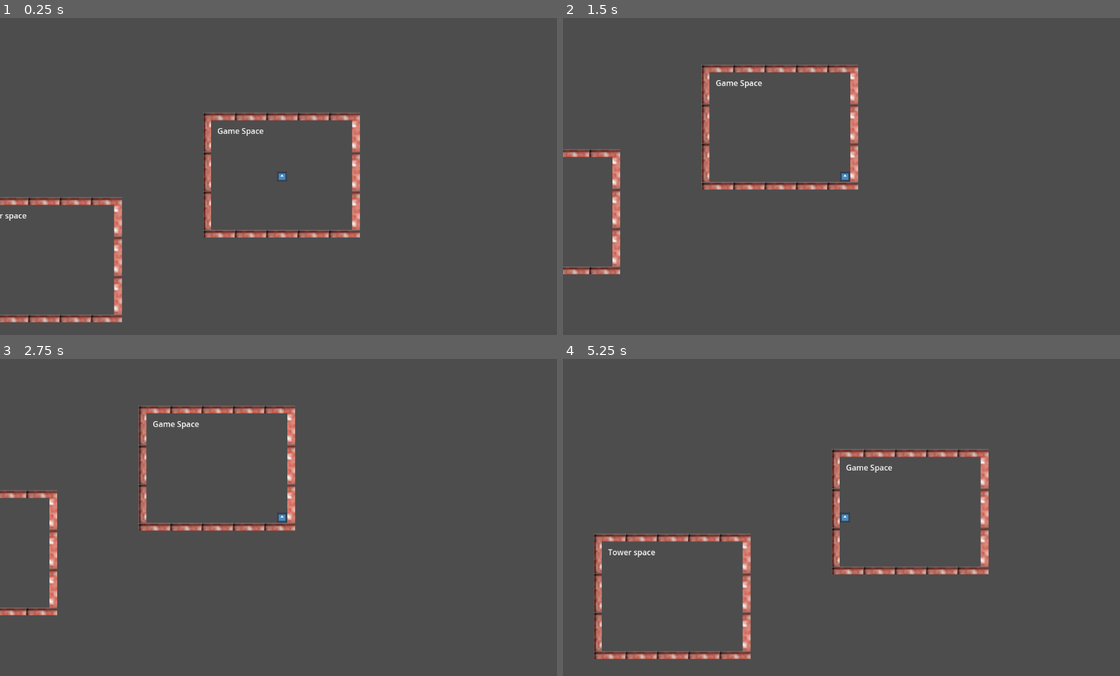
Above: before the commit, frames 1-4 (two rows, left to right).
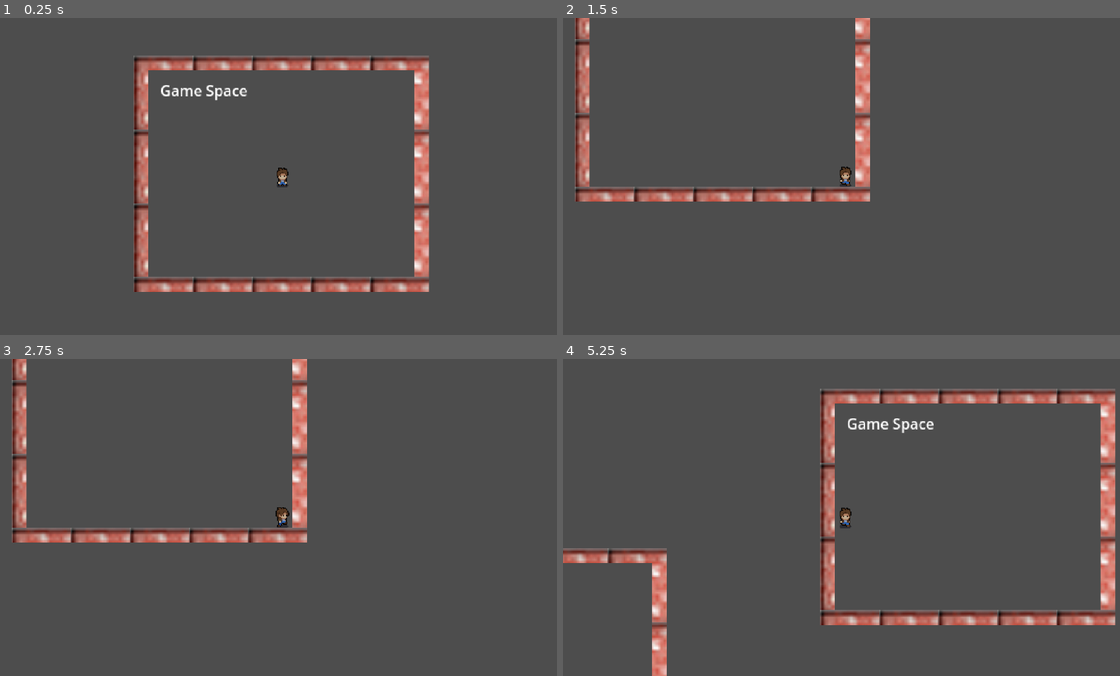
Above: after the commit, the same moments.

Repository: aidan-wolfson/WizardShooterProject
Game: Godot game, scene res://world/world.tscn
Two runs of this game, one before a commit and one after it. Both use one fixed random seed, a clock stepped at 60 frames per second and the inputs below. The engine's default icon, where the game draws it, is replaced by a stand-in: a white triangle on a blue panel in a dark square.
Inputs (mouse positions are in pixels of both pictures, inside the frame that each line leads up to):
- Up to frame 1 (0.25 s): no input
- Up to frame 2 (1.5 s): tap Enter at 0.5 s; move the mouse to (969, 160) at 0.52 s; hold D (move_right) 0.53-1.28 s; click (969, 160) at 0.6 s; move the mouse to (730, 192) at 1.27 s; hold S (move_down) from 1.28 s (still down); click (730, 192) at 1.35 s
- Up to frame 3 (2.75 s): tap Space at 2 s; move the mouse to (339, 447) at 2.02 s; release S (move_down) at 2.03 s; hold D (move_right) from 2.03 s (still down); click (339, 447) at 2.1 s
- Up to frame 4 (5.25 s): move the mouse to (819, 580) at 2.77 s; release D (move_right) at 2.78 s; hold W (move_up) 2.78-3.53 s; click (819, 580) at 2.85 s; move the mouse to (1014, 565) at 3.52 s; hold A (move_left) 3.53-5.03 s; click (1014, 565) at 3.6 s; move the mouse to (674, 469) at 4.27 s; click (674, 469) at 4.35 s; move the mouse to (874, 517) at 5.02 s; hold S (move_down) from 5.03 s (still down); click (874, 517) at 5.1 s

The runs differ from the first frame. In frame 1, 13% of the frame differs, in the area x 0-78%, y 11-96%; in frame 2, 8.0%; in frame 3, 8.1%; in frame 4, 15%, in the area x 0-100%, y 9-100%.

Commit message:
Player Animated Sprites
Used a free asset pack to add animated sprites to the player node. Changes regarding scaling of the player object within the world scene, and camera zoom within the player scene should be ignored. Other conflicts with scaling should be looked at.

Diff:
--- a/player/player.gd
+++ b/player/player.gd
@@ -12,11 +12,16 @@
 @onready var axis = Vector2.ZERO
 @onready var attackTimer = $AttackTimer
 
+@onready var _animation_player = $AnimationPlayer
+
 func _physics_process(delta):
 	move(delta)
+	animationHandler()
 	if Input.is_action_just_pressed("action_attack") and attackTimer.is_stopped():
 		var projectile_dir = self.global_position.direction_to(get_global_mouse_position())
 		fire_projectile(projectile_dir)
+
+
 
 func get_input_axis():
 	axis.x = int(Input.is_action_pressed("move_right")) - int(Input.is_action_pressed("move_left"))
@@ -53,5 +58,32 @@
 
 		attackTimer.start()
 
+func animationHandler():
+	if self.axis == Vector2.ZERO:
+		_animation_player.play("RestDown")
+		get_node( "Sprite2D" ).set_flip_h( false )
+	else:
+		var directionRadians = ((self.axis).angle())
+		# Normalize radian to [0, 2π]
+		while directionRadians < 0:
+			directionRadians += 2 * PI
+		directionRadians = fmod(directionRadians, 2 * PI)
+
+		# Convert radian to direction
+		if 0 <= directionRadians and directionRadians < PI / 4:
+			_animation_player.play("WalkRight")
+			get_node( "Sprite2D" ).set_flip_h( false )
+		elif PI / 4 <= directionRadians and directionRadians < 3 * PI / 4:
+			_animation_player.play("WalkDown")
+			get_node( "Sprite2D" ).set_flip_h( false )
+		elif 3 * PI / 4 <= directionRadians and directionRadians < 5 * PI / 4:
+			_animation_player.play("WalkRight")
+			get_node( "Sprite2D" ).set_flip_h( true )
+		else:
+			_animation_player.play("WalkUp")
+			get_node( "Sprite2D" ).set_flip_h( false )
+	_animation_player.advance(0)
+
+
 func die():
 	queue_free()
--- a/player/player.tscn
+++ b/player/player.tscn
@@ -1,10 +1,155 @@
-[gd_scene load_steps=4 format=3 uid="uid://cs6lw0g4ggesh"]
+[gd_scene load_steps=13 format=3 uid="uid://cs6lw0g4ggesh"]
 
-[ext_resource type="Texture2D" uid="uid://cwxbjydsx4m7m" path="res://icon.svg" id="1_jgens"]
 [ext_resource type="Script" path="res://player/player.gd" id="1_mpsnb"]
+[ext_resource type="Texture2D" uid="uid://b4s8h0dm0306i" path="res://Art/mystic_woods_free_2.1/sprites/characters/player.png" id="2_ccy6s"]
 
 [sub_resource type="CircleShape2D" id="CircleShape2D_sg52c"]
 radius = 69.0072
+
+[sub_resource type="Animation" id="Animation_31ymf"]
+resource_name = "RestDown"
+length = 2.4
+loop_mode = 1
+tracks/0/type = "value"
+tracks/0/imported = false
+tracks/0/enabled = true
+tracks/0/path = NodePath(".:frame")
+tracks/0/interp = 1
+tracks/0/loop_wrap = true
+tracks/0/keys = {
+"times": PackedFloat32Array(0, 0.4, 0.8, 1.2, 1.6, 2),
+"transitions": PackedFloat32Array(1, 1, 1, 1, 1, 1),
+"update": 1,
+"values": [0, 1, 2, 3, 4, 5]
+}
+
+[sub_resource type="Animation" id="Animation_f61hc"]
+length = 0.001
+tracks/0/type = "value"
+tracks/0/imported = false
+tracks/0/enabled = true
+tracks/0/path = NodePath(".:frame")
+tracks/0/interp = 1
+tracks/0/loop_wrap = true
+tracks/0/keys = {
+"times": PackedFloat32Array(0),
+"transitions": PackedFloat32Array(1),
+"update": 1,
+"values": [0]
+}
+
+[sub_resource type="Animation" id="Animation_six4g"]
+resource_name = "RestRight"
+length = 2.4
+loop_mode = 1
+tracks/0/type = "value"
+tracks/0/imported = false
+tracks/0/enabled = true
+tracks/0/path = NodePath(".:frame")
+tracks/0/interp = 1
+tracks/0/loop_wrap = true
+tracks/0/keys = {
+"times": PackedFloat32Array(0, 0.4, 0.8, 1.2, 1.6, 2),
+"transitions": PackedFloat32Array(1, 1, 1, 1, 1, 1),
+"update": 1,
+"values": [6, 7, 8, 9, 10, 11]
+}
+
+[sub_resource type="Animation" id="Animation_qcusb"]
+resource_name = "RestUp"
+length = 2.4
+loop_mode = 1
+tracks/0/type = "value"
+tracks/0/imported = false
+tracks/0/enabled = true
+tracks/0/path = NodePath(".:frame")
+tracks/0/interp = 1
+tracks/0/loop_wrap = true
+tracks/0/keys = {
+"times": PackedFloat32Array(0, 0.4, 0.8, 1.2, 1.6, 2),
+"transitions": PackedFloat32Array(1, 1, 1, 1, 1, 1),
+"update": 1,
+"values": [12, 13, 14, 15, 16, 17]
+}
+
+[sub_resource type="Animation" id="Animation_pie7t"]
+resource_name = "WalkDown"
+length = 1.2
+loop_mode = 1
+tracks/0/type = "value"
+tracks/0/imported = false
+tracks/0/enabled = true
+tracks/0/path = NodePath(".:frame")
+tracks/0/interp = 1
+tracks/0/loop_wrap = true
+tracks/0/keys = {
+"times": PackedFloat32Array(0, 0.2, 0.4, 0.6, 0.8, 1),
+"transitions": PackedFloat32Array(1, 1, 1, 1, 1, 1),
+"update": 1,
+"values": [18, 19, 20, 21, 22, 23]
+}
+
+[sub_resource type="Animation" id="Animation_esh17"]
+resource_name = "WalkRight"
+length = 1.2
+loop_mode = 1
+tracks/0/type = "value"
+tracks/0/imported = false
+tracks/0/enabled = true
+tracks/0/path = NodePath(".:frame")
+tracks/0/interp = 1
+tracks/0/loop_wrap = true
+tracks/0/keys = {
+"times": PackedFloat32Array(0, 0.2, 0.4, 0.6, 0.8, 1),
+"transitions": PackedFloat32Array(1, 1, 1, 1, 1, 1),
+"update": 1,
+"values": [24, 25, 26, 27, 28, 29]
+}
+
+[sub_resource type="Animation" id="Animation_vp5ha"]
+resource_name = "WalkUp"
+length = 1.2
+loop_mode = 1
+tracks/0/type = "value"
+tracks/0/imported = false
+tracks/0/enabled = true
+tracks/0/path = NodePath(".:frame")
+tracks/0/interp = 1
+tracks/0/loop_wrap = true
+tracks/0/keys = {
+"times": PackedFloat32Array(0, 0.2, 0.4, 0.6, 0.8, 1),
+"transitions": PackedFloat32Array(1, 1, 1, 1, 1, 1),
+"update": 1,
+"values": [30, 31, 32, 33, 34, 35]
+}
+
+[sub_resource type="Animation" id="Animation_lc5xa"]
+resource_name = "Die"
+loop_mode = 2
+tracks/0/type = "value"
+tracks/0/imported = false
+tracks/0/enabled = true
+tracks/0/path = NodePath(".:frame")
+tracks/0/interp = 1
+tracks/0/loop_wrap = true
+tracks/0/keys = {
+"times": PackedFloat32Array(0, 0.1, 0.2, 0.3),
+"transitions": PackedFloat32Array(1, 1, 1, 1),
+"update": 1,
+"values": [9, 54, 55, 56]
+}
+
+[sub_resource type="AnimationLibrary" id="AnimationLibrary_8snk2"]
+_data = {
+"Die": SubResource("Animation_lc5xa"),
+"RESET": SubResource("Animation_f61hc"),
+"RestDown": SubResource("Animation_31ymf"),
+"RestRight": SubResource("Animation_six4g"),
+"RestUp": SubResource("Animation_qcusb"),
+"WalkDown": SubResource("Animation_pie7t"),
+"WalkRight": SubResource("Animation_esh17"),
+"WalkUp": SubResource("Animation_vp5ha")
+}
 
 [node name="Player" type="CharacterBody2D"]
 scale = Vector2(0.7, 0.7)
@@ -13,14 +158,25 @@
 script = ExtResource("1_mpsnb")
 
 [node name="Sprite2D" type="Sprite2D" parent="."]
-texture = ExtResource("1_jgens")
+position = Vector2(0, -45.98)
+scale = Vector2(6.325, 6.325)
+texture = ExtResource("2_ccy6s")
+hframes = 6
+vframes = 10
 
 [node name="CollisionShape2D" type="CollisionShape2D" parent="."]
 shape = SubResource("CircleShape2D_sg52c")
 
 [node name="Camera2D" type="Camera2D" parent="."]
 scale = Vector2(0.24, 0.24)
+zoom = Vector2(1.885, 1.885)
 
 [node name="AttackTimer" type="Timer" parent="."]
 wait_time = 0.5
 one_shot = true
+
+[node name="AnimationPlayer" type="AnimationPlayer" parent="."]
+root_node = NodePath("../Sprite2D")
+libraries = {
+"": SubResource("AnimationLibrary_8snk2")
+}
Not shown, added: Art/mystic_woods_free_2.1/read_me.txt
Binary file added: Art/mystic_woods_free_2.1/sprites/characters/player.png
Not shown, added: Art/mystic_woods_free_2.1/sprites/characters/player.png.import
Binary file added: Art/mystic_woods_free_2.1/sprites/characters/skeleton.png
Not shown, added: Art/mystic_woods_free_2.1/sprites/characters/skeleton.png.import
Binary file added: Art/mystic_woods_free_2.1/sprites/characters/slime.png
Not shown, added: Art/mystic_woods_free_2.1/sprites/characters/slime.png.import
Binary file added: Art/mystic_woods_free_2.1/sprites/objects/chest_01.png
Not shown, added: Art/mystic_woods_free_2.1/sprites/objects/chest_01.png.import
Binary file added: Art/mystic_woods_free_2.1/sprites/objects/chest_02.png
Not shown, added: Art/mystic_woods_free_2.1/sprites/objects/chest_02.png.import
Binary file added: Art/mystic_woods_free_2.1/sprites/objects/objects.png
(and 57 more such lines)
